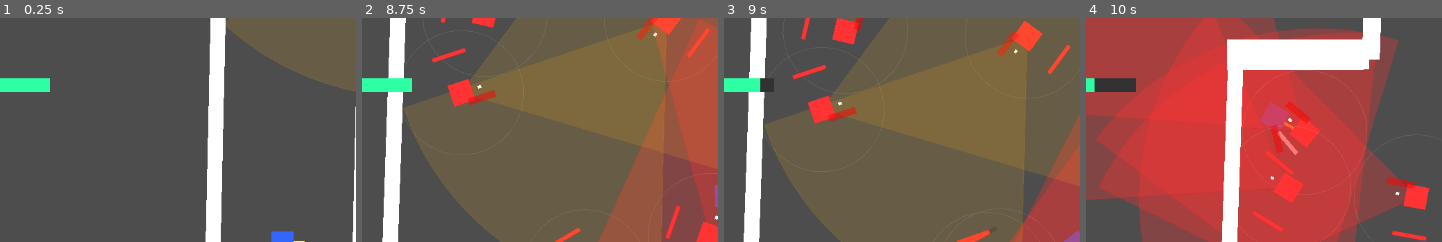
Above: before the commit, frames 1-4 (left to right).
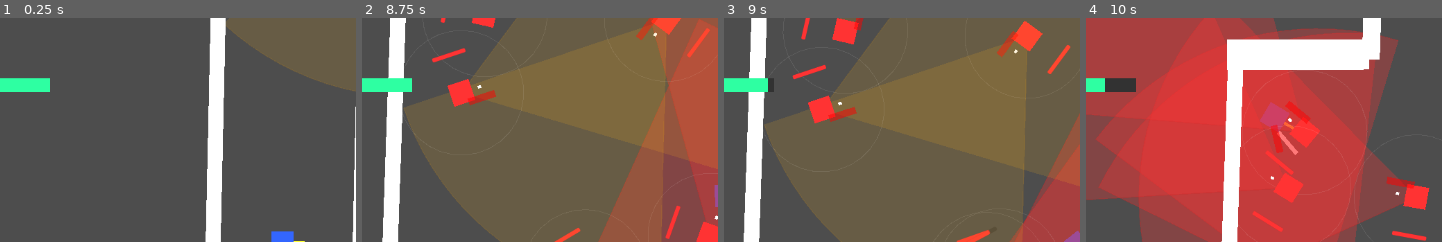
Above: after the commit, the same moments.

Repository: chimoochi/flash-fire
Game: Godot game, scene res://workspace.tscn
The game is run twice, just before and just after one commit, with the same random seed, the same clock (stepped at 60 frames per second) and the same inputs.
Inputs (mouse positions are % of the whole screen's width and height, from its top left):
- Up to frame 1 (0.25 s): no input
- Up to frame 2 (8.75 s): tap Enter at 0.5 s; move the mouse to (78, 45) at 0.52 s; hold D (MoveRight) 0.53-1.28 s; tap Shift (Dash) every 1.5 s from 0.6 to 8.1 s; move the mouse to (31, 55) at 1.27 s; hold S (MoveDown) 1.28-2.03 s; tap Space (shoot) every 1.5 s from 1.35 to 7.35 s; move the mouse to (64, 28) at 2.02 s; hold D (MoveRight) 2.03-2.78 s; move the mouse to (47, 70) at 2.77 s; hold W (MoveUp) 2.78-3.53 s; move the mouse to (87, 65) at 3.52 s; hold A (MoveLeft) 3.53-5.03 s; move the mouse to (19, 35) at 4.27 s; move the mouse to (59, 50) at 5.02 s; hold S (MoveDown) 5.03-5.78 s; move the mouse to (36, 25) at 5.77 s; hold D (MoveRight) 5.78-6.53 s; move the mouse to (78, 45) at 6.52 s; hold W (MoveUp) 6.53-7.28 s; move the mouse to (31, 55) at 7.27 s; hold D (MoveRight) 7.28-8.03 s; move the mouse to (64, 28) at 8.02 s; hold S (MoveDown) from 8.03 s (still down)
- Up to frame 3 (9 s): move the mouse to (47, 70) at 8.77 s; release S (MoveDown) at 8.78 s; hold A (MoveLeft) from 8.78 s (still down); tap Space (shoot) at 8.85 s
- Up to frame 4 (10 s): move the mouse to (87, 65) at 9.52 s; release A (MoveLeft) at 9.53 s; hold W (MoveUp) from 9.53 s (still down); tap Shift (Dash) at 9.6 s
The pictures show only the part of the screen within x 13-63%, y 0-50%; the shares and areas given below are measured in that part.

Frames 1-2 are identical in both runs. In frame 3, 0.1% of the frame differs, in the area x 10-13%, y 26-34%; in frame 4, 0.2%, in the area x 2-6%, y 26-34%.

Commit message:
healthbar drain

Diff:
--- a/GodotGame/player/health_bar.gd
+++ b/GodotGame/player/health_bar.gd
@@ -1,13 +1,24 @@
 extends ProgressBar
+
+var health_tween: Tween
 
 func _ready() -> void:
 	pass
 
 func set_health(amount: int):
-	value = amount
+	_animate_value(amount)
 
 func add_health(amount: int):
-	value = min(max_value, value + amount)
+	var target = min(max_value, value + amount)
+	_animate_value(target)
 
 func remove_health(amount: int):
-	value = max(min_value, value - amount)
+	var target = max(min_value, value - amount)
+	_animate_value(target)
+
+func _animate_value(target_value: float) -> void:
+	if health_tween:
+		health_tween.kill()
+
+	health_tween = create_tween()
+	health_tween.tween_property(self, "value", target_value, 0.4).set_trans(Tween.TRANS_SINE).set_ease(Tween.EASE_OUT)
